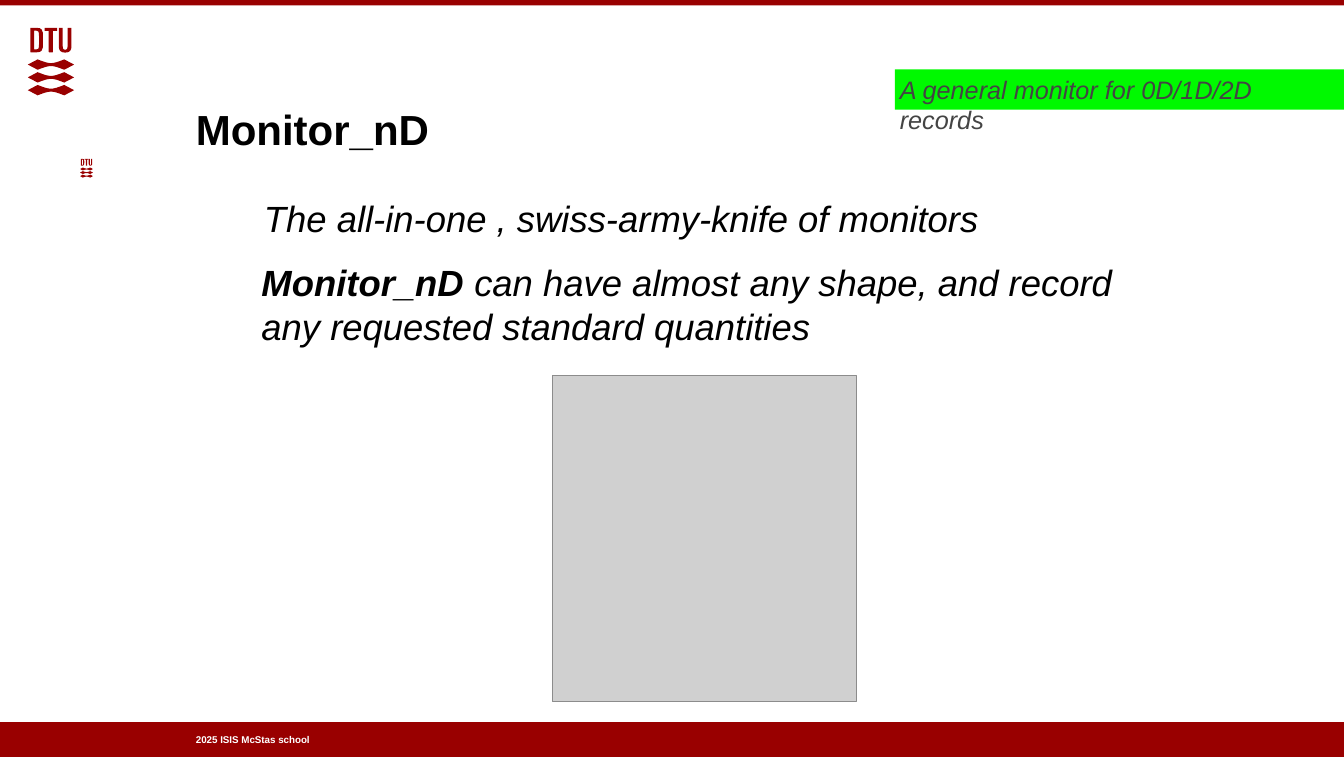
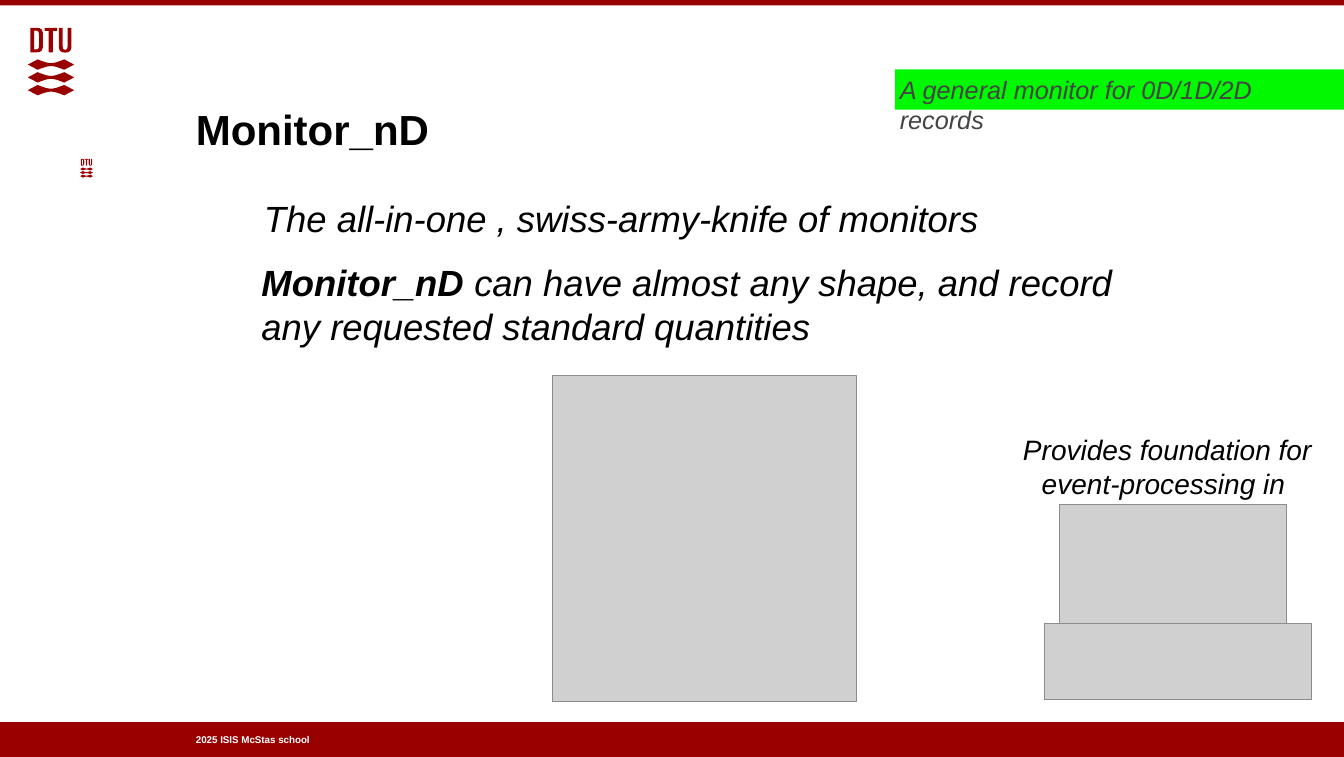
Before and after one commit to mccode-dev/Schools, a slide deck: slide 30 of 2025/ISIS_November_2025/1_Tuesday_November_4th/2_Component_basics/odp/2_Sources_and_Monitors_part2.odp. Drawn at 1344x757 pixels with LibreOffice and Linux fonts; fonts in the diff are those of the drawing; grey boxes stand for pictures; background and template pictures are left out. Boxes give left, top, right and bottom in pixels: in the first picture for what was removed or moved away, otherwise in the second. Text is boxed around its words. In the diff, an @@ line names an element or a change of style, - is before the commit and + after.

```diff
--- a/2025/ISIS_November_2025/1_Tuesday_November_4th/2_Component_basics/odp/2_Sources_and_Monitors_part2.odp
+++ b/2025/ISIS_November_2025/1_Tuesday_November_4th/2_Component_basics/odp/2_Sources_and_Monitors_part2.odp
@@ text added at [1023, 439, 1312, 499], 20 pt, text #000000, italic @@
+Provides foundation for event-processing in
@@ picture added at [1059, 505, 1286, 631] @@
@@ picture added at [1044, 623, 1312, 699] @@
```
Also in this commit, not shown: 1 other slide changed, 1 other file.
